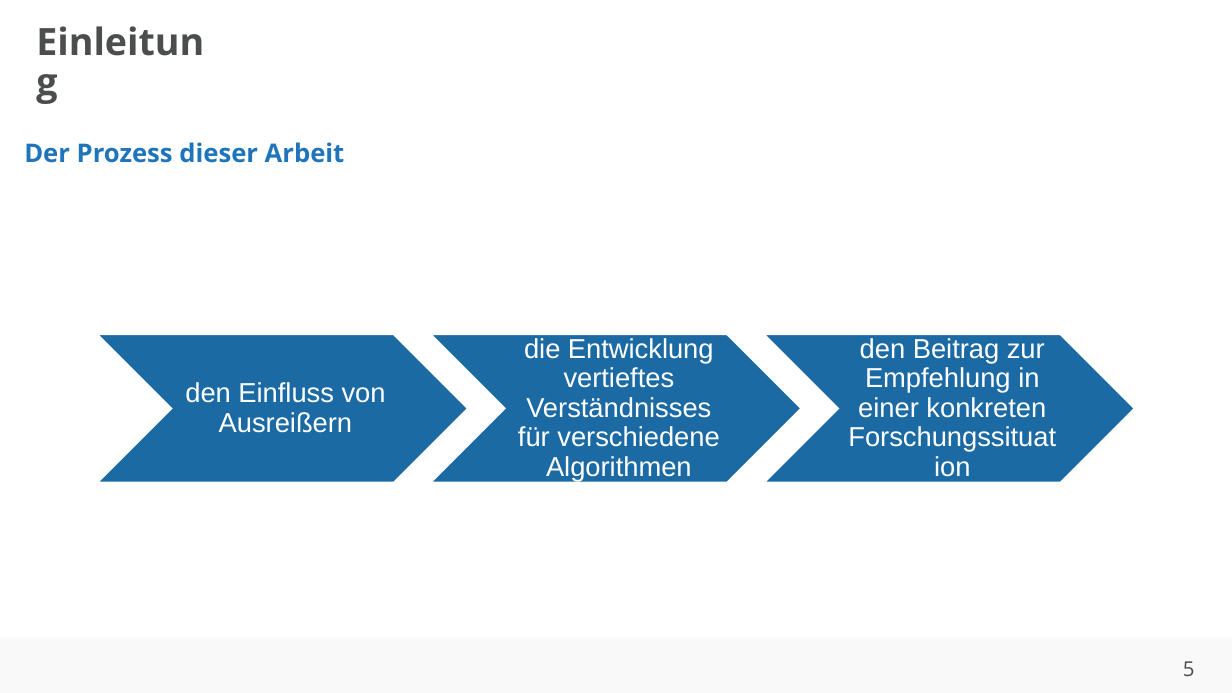
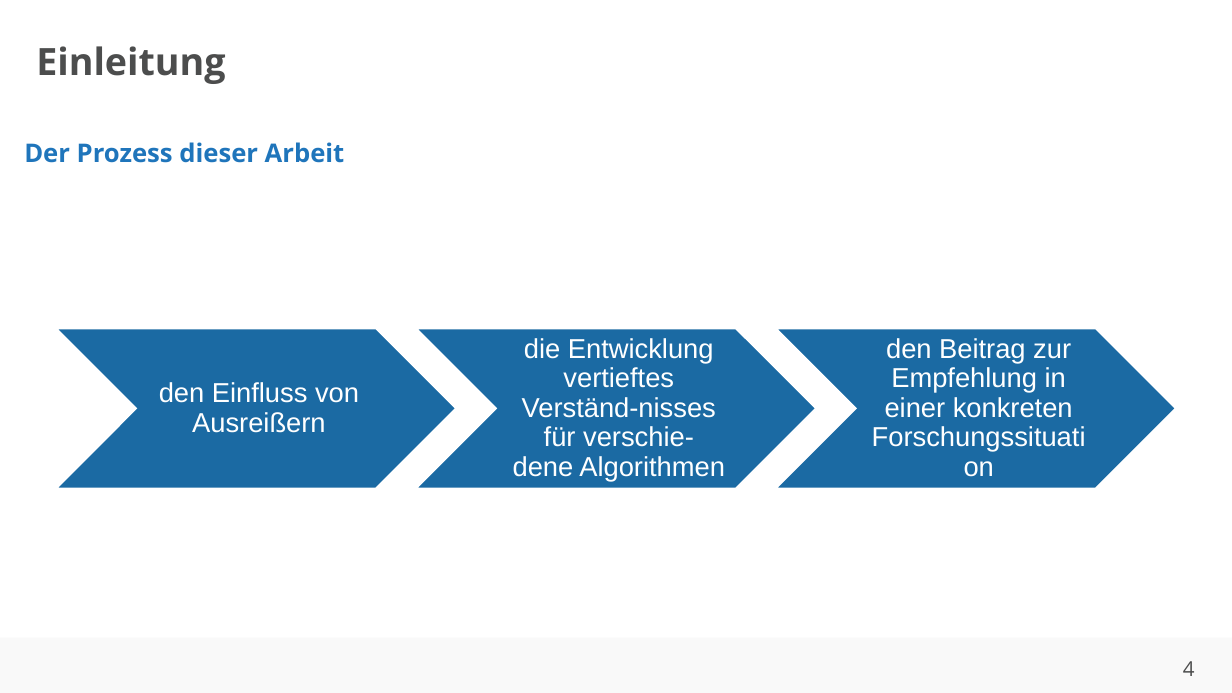
Before and after one commit to ahndavin/Abschlussarbeit_Bachelor, a slide deck: slide 4 of Kolloquium/Kolloquium.pptx (slide 5 before the commit). Drawn at 1232x693 pixels with LibreOffice and Linux fonts; fonts in the diff are those of the drawing; background and template pictures are left out. Boxes give left, top, right and bottom in pixels: in the first picture for what was removed or moved away, otherwise in the second. Text is boxed around its words. In the diff, an @@ line names an element or a change of style, - is before the commit and + after.

Commit message:
update

```diff
--- a/Kolloquium/Kolloquium.pptx
+++ b/Kolloquium/Kolloquium.pptx
@@ title "Einleitung" rewrapped from [25, 34, 234, 92] to [36, 46, 225, 84] @@
@@ chevron: place and size @@
-chevron at [97, 334, 468, 482]
+chevron at [57, 329, 457, 489]
@@ text "den Einfluss von Ausreißern": place and size @@
-text "den Einfluss von Ausreißern" at [185, 382, 386, 433]
+text "den Einfluss von Ausreißern" at [159, 382, 359, 433]
@@ chevron: place and size @@
-chevron at [431, 334, 802, 482]
+chevron at [416, 329, 817, 489]
@@ chevron: place and size @@
-chevron at [764, 334, 1135, 482]
+chevron at [776, 329, 1177, 489]
@@ text "den Beitrag zur Empfehlung in ...": place and size @@
-text "den Beitrag zur Empfehlung in ..." at [858, 338, 1046, 418]
+text "den Beitrag zur Empfehlung in ..." at [885, 338, 1073, 418]
@@ text at [513, 338, 725, 482]: text changed @@
-die Entwicklung vertieftes Verständnisses für verschiedene Algorithmen
+die Entwicklung
+vertieftes Verständ-nisses für verschie-
+dene Algorithmen
@@ page number at [1183, 661, 1195, 676]: text changed @@
-5
+4
```
Also in this commit, not shown: 4 other slides changed, 5 slides added, 8 slides removed.
